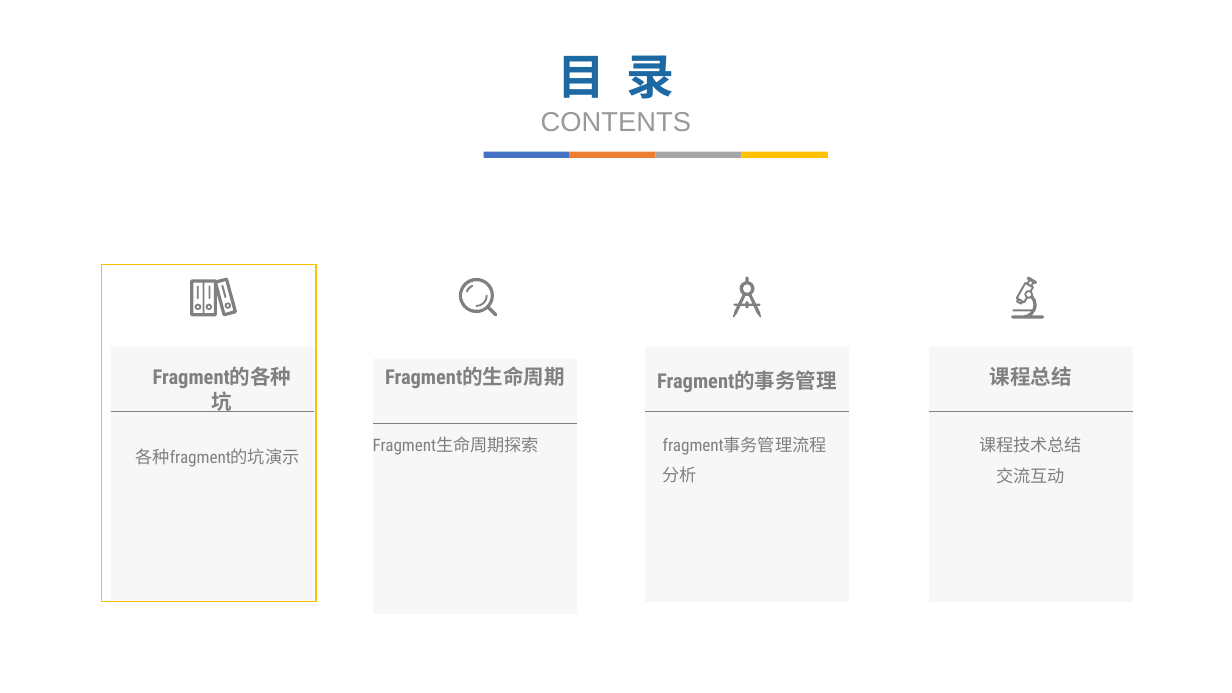
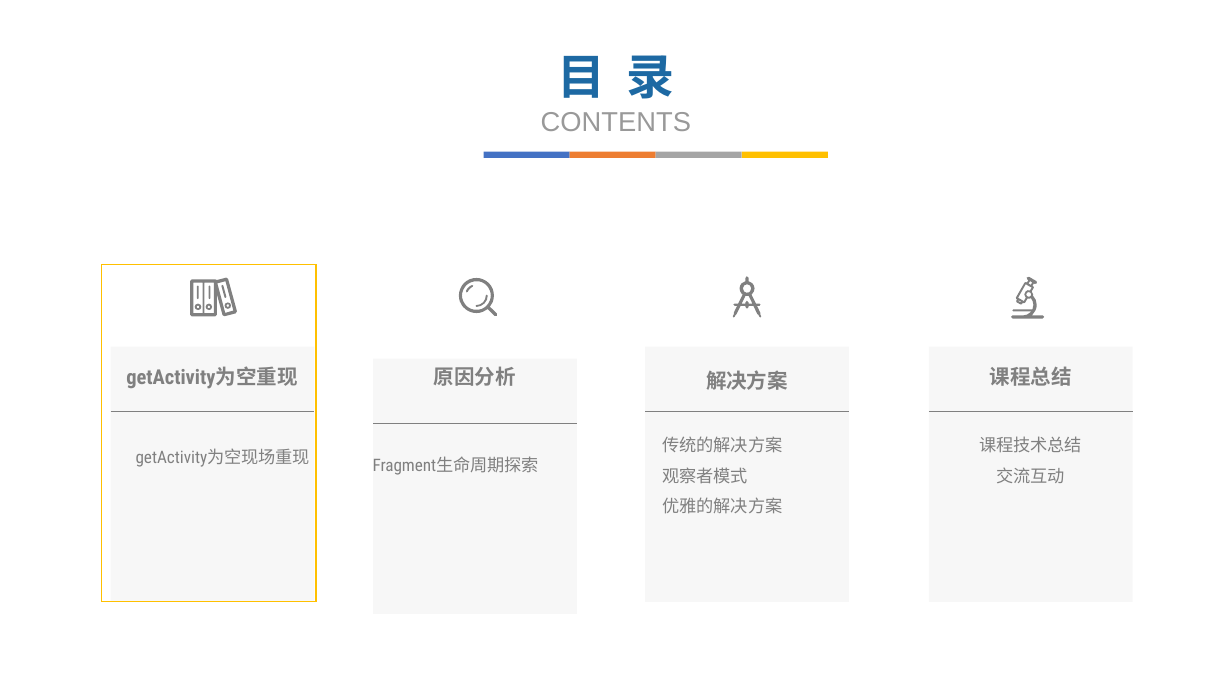
Before and after one commit to fanzhangvip/xiangxue, a slide deck: slide 4 of pre/Android Fragment爬坑记.pptx. Drawn at 1232x693 pixels with LibreOffice and Linux fonts; fonts in the diff are those of the drawing; background and template pictures are left out. Boxes give left, top, right and bottom in pixels: in the first picture for what was removed or moved away, otherwise in the second. Text is boxed around its words. In the diff, an @@ line names an element or a change of style, - is before the commit and + after.

```diff
--- a/pre/Android Fragment爬坑记.pptx
+++ b/pre/Android Fragment爬坑记.pptx
@@ text at [126, 366, 297, 389]: text changed @@
-Fragment的各种坑
+getActivity为空重现
@@ text at [434, 366, 516, 386]: text changed @@
-Fragment的生命周期
+原因分析
@@ text at [706, 370, 788, 390]: text changed @@
-Fragment的事务管理
+解决方案
@@ text at [136, 448, 310, 467]: text changed @@
-各种fragment的坑演示
+getActivity为空现场重现
@@ text "Fragment生命周期探索": place and size @@
-text "Fragment生命周期探索" at [373, 436, 539, 455]
+text "Fragment生命周期探索" at [373, 456, 539, 475]
@@ text at [663, 436, 783, 514]: text changed @@
-fragment事务管理流程分析
+传统的解决方案
+观察者模式
+优雅的解决方案
```
Also in this commit, not shown: 2 other slides changed, 10 slides added, 5 slides removed, 35 other files.
